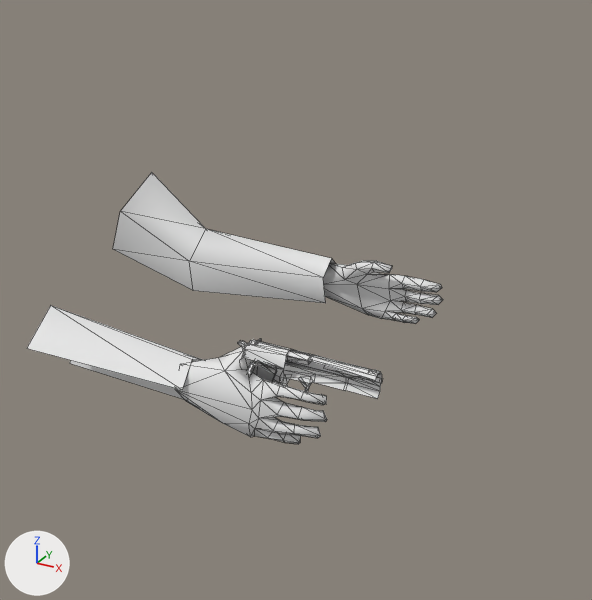
One commit to the Blender file source/models/weapons/m1911/v_colt/mesh.blend: the scene before it, then after it.
Before and after are seen from a camera (50 mm lens) standing at (60.2, -79.0, 28.7) and looking at (16.8, -0.2, -10.7). Lighting does not change. The marker at lower left points along +X, +Y and +Z. Mesh edges are drawn as thin lines.

In view in the first picture: 'ArmsMesh'.
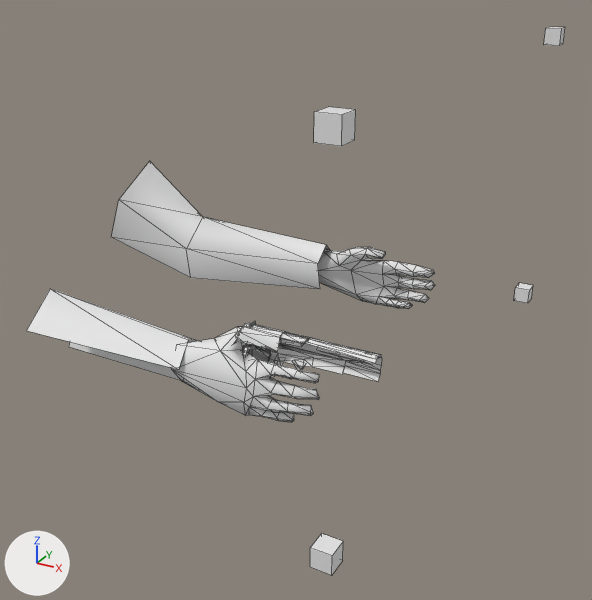
Where the change shows, as pixel boxes (x1, y1, x2, y2) in the pictures (592 x 600 px):
'ArmsMesh', reshaped, moved
    before: (27, 172, 443, 444)
    after: (27, 161, 435, 422)
'Cube.001', added
    after: (314, 107, 356, 146)
'Cube', added
    after: (310, 533, 343, 575)
'Cube.002', added
    after: (544, 27, 565, 46)
'Cube.003', added
    after: (514, 283, 533, 303)
part 1 of me_plane, built on
    before: (238, 339, 383, 399)
    after: (235, 321, 382, 382)

Patch to the scene script:
```diff
--- a/source/models/weapons/m1911/v_colt/mesh.blend.py
+++ b/source/models/weapons/m1911/v_colt/mesh.blend.py
@@ me_plane @@
 # used by ob_armsmesh; location = (-15.6, 0.0, 0.0); scale = (4.3, 4.3, 4.3)
-me_plane.from_pydata(...)  # 373 vertices, 565 faces; spans x -1.12..11.58, y -4.65..4.65, z -4.55..-0.5
+me_plane.from_pydata(...)  # 378 vertices, 565 faces, 4 loose edges; spans x -1.12..11.75, y -4.65..4.65, z -4.59..-0.5
+# me_plane part 1
+# 15 vertices in x 8.2..11.58, y -3.62..-3.3, z -2.26..-2.1 move by (0.0, 0.0, -0.07)
+# 9 vertices in x 8.79..9.86, y -3.55..-3.33, z -2.82..-2.65 move by (0.0, 0.0, -0.1)
+# 8 vertices in x 8.04..9.76, y -3.47..-3.41, z -3.28..-2.95 move by (0.0, 0.0, -0.12)
+# 7 vertices in x 8.03..9.69, y -3.47..-3.41, z -3.38..-3.13 move by (0.0, 0.0, -0.13)
+# 5 vertices in x 8.05..9.21, y -3.55..-3.3, z -2.63..-2.5 move by (0.0, 0.0, -0.09)
+# 5 vertices in x 8.12..11.58, y -3.57..-3.3, z -2.37..-2.25 move by (0.0, 0.0, -0.08)
+# 134 vertices move from x 7.45..11.52, y -3.67..-3.27, z -4.4..-2.03 to x 7.45..11.75, y -3.68..-3.21, z -4.59..-2.1
+# 5 vertices are added at (8.42, -3.5, -2.16), (8.39, -3.5, -2.16), (8.42, -3.5, -2.13), (8.42, -3.43, -2.16), (8.39, -3.43, -2.16)
+# 4 loose edges are added
 me_plane.materials.append(mat_material_001)
@@ me_cube @@
+me_cube.from_pydata(...)  # a box spanning x -1.0..1.0, y -1.0..1.0, z -1.0..1.0
@@ ob_armsmesh @@
 ob_armsmesh = bpy.data.objects.new('ArmsMesh', me_plane)
-ob_armsmesh.location = (-15.6, 0.0, 0.0)
+ob_armsmesh.location = (-17.5, 2.0, 1.0)
 ob_armsmesh.scale = (4.3, 4.3, 4.3)
@@ ob_cube @@
+ob_cube = bpy.data.objects.new('Cube', me_cube)
+ob_cube.location = (36.7, -31.1, -17.4)
@@ ob_cube_001 @@
+ob_cube_001 = bpy.data.objects.new('Cube.001', me_cube.copy())
+ob_cube_001.location = (36.7, -31.1, 17.6)
@@ ob_cube_002 @@
+ob_cube_002 = bpy.data.objects.new('Cube.002', me_cube.copy())
+ob_cube_002.location = (36.7, 30.9, 17.6)
@@ ob_cube_003 @@
+ob_cube_003 = bpy.data.objects.new('Cube.003', me_cube.copy())
+ob_cube_003.location = (36.7, 30.9, -17.4)
```
